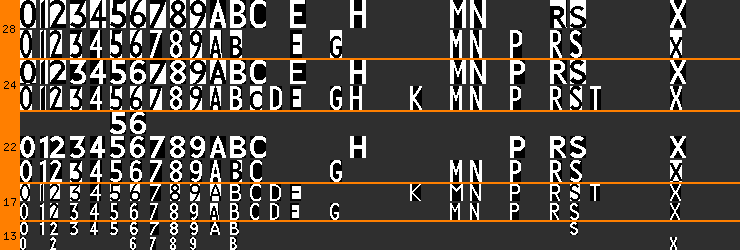
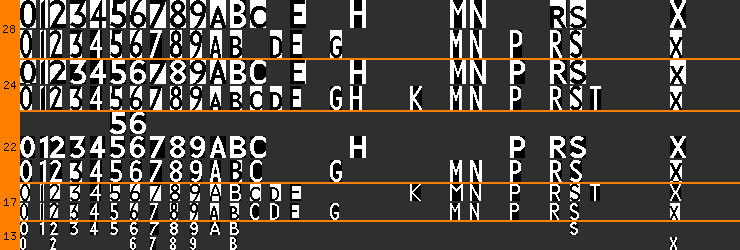
Revision of a layered 740×250 image; what changed, layer by layer:
painted on "small" (1st of 2, in "New Johnston") over [left=210, top=0, right=686, bottom=220]
painted on "normal" over [left=20, top=0, right=582, bottom=220]
